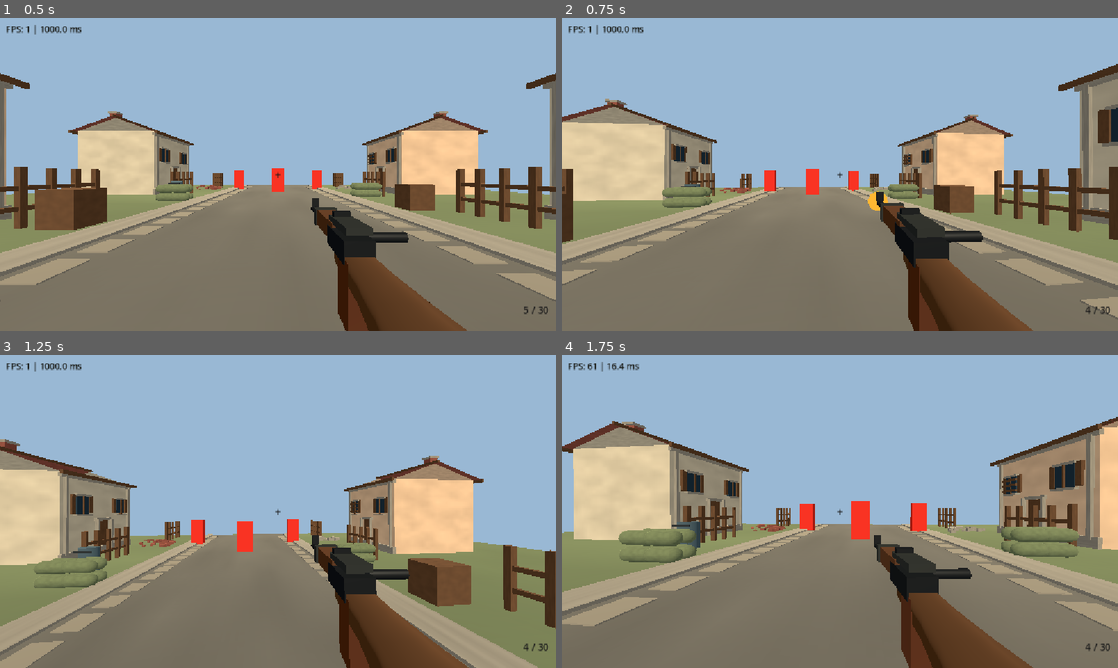
Above: before the commit, frames 1-4 (two rows, left to right).
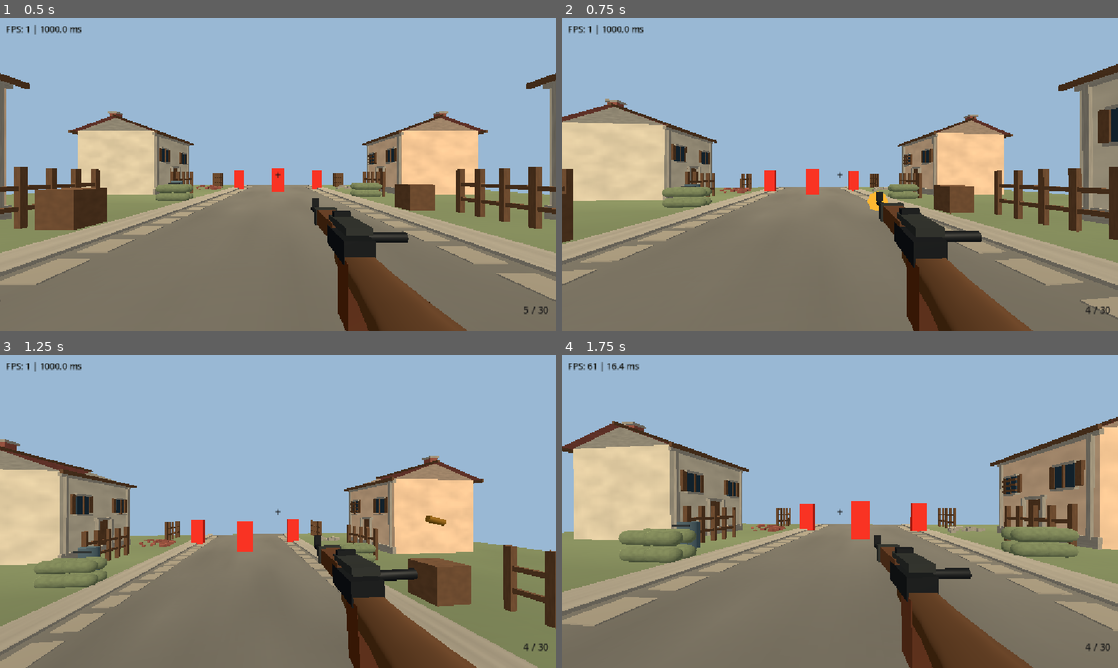
Above: after the commit, the same moments.

Repository: Evertonzinn/ww2-fps
Game: Godot game, scene res://main.tscn
Two runs of this game, one before a commit and one after it. Both use one fixed random seed, a clock stepped at 60 frames per second and the inputs below.
Inputs (mouse positions are in pixels of both pictures, inside the frame that each line leads up to):
- Up to frame 1 (0.5 s): no input
- Up to frame 2 (0.75 s): tap Enter at 0.5 s; move the mouse to (867, 174) at 0.52 s; hold W from 0.53 s (still down); tap R at 0.6 s; click (867, 174) at 0.67 s
- Up to frame 3 (1.25 s): keep holding W; tap Space at 0.77 s
- Up to frame 4 (1.75 s): keep holding W; move the mouse to (812, 511) at 1.27 s; tap Shift at 1.35 s; tap Space at 1.52 s

Frame 1 is identical in both runs. In frame 2, 0.2% of the frame differs, in the area x 54-85%, y 55-100%; in frame 3, 1.7%, in the area x 55-86%, y 51-100%; in frame 4, less than 0.1%.

Commit message:
feat: prototype an independent visible bolt mechanism for Lee-Enfield

Diff:
--- a/weapon.gd
+++ b/weapon.gd
@@ -6,7 +6,7 @@
 const MAX_RANGE: float = 90.0
 const SHOT_INTERVAL: float = 0.55
 const RELOAD_DURATION: float = 1.8
-const BOLT_CYCLE_DURATION: float = 0.44
+const BOLT_CYCLE_DURATION: float = 0.80
 const BoltVisualRig = preload("res://weapon_bolt.gd")
 const CASE_EJECTION_DURATION: float = 0.38
 const HIP_POSITION: Vector3 = Vector3(0.30, -0.28, -0.56)
--- a/weapon_bolt.gd
+++ b/weapon_bolt.gd
@@ -1,96 +1,130 @@
 extends RefCounted
 
-# Receptora: agrupamento EXPERIMENTAL para o GLB de Talamander.
-# Inspecao de bounding boxes no GLB 2K: Cube.008, Cube.009, Cube.010
-# e Circle.001 proximas ao topo da acao. Os nomes ainda nao certificam
-# uma divisao mecanicamente exata. Caso falte uma malha, nao animar parcialmente.
-const PART_NAMES = [
-	"Cube008Low",
-	"Cube009Low",
-	"Cube010Low",
-	"Circle001Low"
-]
-
-const PIVOT: Vector3 = Vector3(-0.011, 0.076, -0.055)
-const BOLT_TRAVEL: float = 0.084
-const OPEN_ANGLE_RAD: float = 0.65
+# Independent bolt mechanism prototype, not a modification of the licensed GLB.
+# Source asset has no animation, skeleton or semantically named bolt group.
+const COVER_NAMES = ["Cube008Low", "Cube009Low", "Cube010Low", "Circle001Low"]
+const LOCATION = Vector3(-0.011, 0.082, -0.079)
+const TRAVEL: float = 0.086
+const LIFT_RAD: float = 0.93
 
 var model: Node3D
-var parts: Array[MeshInstance3D] = []
-var at_rest: Array[Transform3D] = []
-var valid: bool = false
+var covered: Array[MeshInstance3D] = []
+var prior_visibility: Array[bool] = []
+var assembly: Node3D
+var slider: Node3D
+var rotator: Node3D
 
-func bind_to(model_root: Node3D) -> void:
+func bind_to(root: Node3D) -> void:
 	reset()
-	model = model_root
-	_collect(model_root)
-	if parts.size() != PART_NAMES.size():
-		push_warning("Lee-Enfield: encontradas %d/%d malhas candidatas. Ferrolho 3D desativado; feedback do viewmodel mantido." % [parts.size(), PART_NAMES.size()])
-		reset()
+	model = root
+	_collect(root)
+	if covered.size() != COVER_NAMES.size():
+		push_warning("Lee-Enfield: visual bolt needs all four covers (found %d). Fallback active." % covered.size())
+		covered.clear()
+		model = null
 		return
+	var parent_weapon := root.get_parent() as Node3D
+	if parent_weapon == null:
+		covered.clear()
+		model = null
+		return
+	for part in covered:
+		prior_visibility.append(part.visible)
+		part.visible = false
+	assembly = Node3D.new()
+	assembly.name = "BoltAssemblyVisual"
+	parent_weapon.add_child(assembly)
+	assembly.position = root.position + LOCATION
 
-	# Os transforms sao relativos a raiz do modelo: acompanham a camera
-	# em movimento e nao dependem do scale nos intermediarios glTF.
-	for part in parts:
-		at_rest.append(model.global_transform.affine_inverse() * part.global_transform)
-	valid = true
-	print("Lee-Enfield: ciclo experimental do ferrolho ativo; %d partes: " % parts.size(), PART_NAMES)
+	slider = Node3D.new()
+	slider.name = "BoltSlide"
+	assembly.add_child(slider)
+	rotator = Node3D.new()
+	rotator.name = "BoltLockRotation"
+	slider.add_child(rotator)
+
+	var steel := StandardMaterial3D.new()
+	steel.albedo_color = Color(0.23, 0.24, 0.24)
+	steel.metallic = 0.62
+	steel.roughness = 0.45
+	_cylinder("BoltBody", Vector3(0, 0, -0.015), 0.011, 0.142, Vector3(PI * 0.5, 0, 0), steel)
+	_cylinder("RearCollar", Vector3(0, 0, 0.054), 0.014, 0.020, Vector3(PI * 0.5, 0, 0), steel)
+	_cylinder("HandleStem", Vector3(0.028, -0.001, 0.044), 0.006, 0.056, Vector3(0, 0, PI * 0.5), steel)
+	_cylinder("HandleBend", Vector3(0.052, -0.012, 0.044), 0.006, 0.028, Vector3(0, 0, -0.25), steel)
+	var knob := MeshInstance3D.new()
+	knob.name = "BoltKnob"
+	var sphere := SphereMesh.new()
+	sphere.radius = 0.012
+	sphere.height = 0.024
+	sphere.radial_segments = 12
+	sphere.rings = 6
+	knob.mesh = sphere
+	knob.material_override = steel
+	knob.position = Vector3(0.061, -0.021, 0.044)
+	rotator.add_child(knob)
+	animate(1.0)
+	print("Lee-Enfield: BoltAssemblyVisual: bolt body, handle and knob created.")
 
 func reset() -> void:
-	if valid and model != null and is_instance_valid(model):
-		for i in range(parts.size()):
-			if is_instance_valid(parts[i]):
-				parts[i].global_transform = model.global_transform * at_rest[i]
-	parts.clear()
-	at_rest.clear()
+	for i in range(covered.size()):
+		if i < prior_visibility.size() and is_instance_valid(covered[i]):
+			covered[i].visible = prior_visibility[i]
+	covered.clear()
+	prior_visibility.clear()
+	if assembly != null and is_instance_valid(assembly):
+		assembly.queue_free()
+	assembly = null
+	slider = null
+	rotator = null
 	model = null
-	valid = false
 
 func animate(progress: float) -> void:
-	if not valid or model == null or not is_instance_valid(model):
+	if slider == null or rotator == null or not is_instance_valid(slider):
 		return
-
 	var p: float = clampf(progress, 0.0, 1.0)
 	var lift: float = 0.0
 	var pull: float = 0.0
+	# Unlock / extract / feed / lock
+	if p < 0.21:
+		lift = _ease(p / 0.21)
+	elif p < 0.51:
+		lift = 1.0
+		pull = _ease((p - 0.21) / 0.30)
+	elif p < 0.80:
+		lift = 1.0
+		pull = 1.0 - _ease((p - 0.51) / 0.29)
+	else:
+		lift = 1.0 - _ease((p - 0.80) / 0.20)
+	slider.position.z = pull * TRAVEL
+	rotator.rotation.z = lift * LIFT_RAD
 
-	# 1. Levantar, 2. Recuar, 3. Avancar, 4. Travar.
-	if p < 0.20:
-		lift = _smooth(p / 0.20)
-	elif p < 0.48:
-		lift = 1.0
-		pull = _smooth((p - 0.20) / 0.28)
-	elif p < 0.76:
-		lift = 1.0
-		pull = 1.0 - _smooth((p - 0.48) / 0.28)
-	else:
-		lift = 1.0 - _smooth((p - 0.76) / 0.24)
+func _ease(t: float) -> float:
+	var v: float = clampf(t, 0.0, 1.0)
+	return v * v * (3.0 - 2.0 * v)
 
-	# Transform em metros no eixo local do GLB (Z positivo: direcao da coronha).
-	# O pivô deslocado permite rotacao em torno do eixo longitudinal do ferrolho.
-	var to_pivot := Transform3D(Basis.IDENTITY, PIVOT)
-	var from_pivot := Transform3D(Basis.IDENTITY, -PIVOT)
-	var rotation := Transform3D(Basis(Vector3(0.0, 0.0, 1.0), lift * OPEN_ANGLE_RAD), Vector3.ZERO)
-	var motion := Transform3D(Basis.IDENTITY, Vector3(0.0, 0.0, pull * BOLT_TRAVEL))
-	var movement: Transform3D = motion * to_pivot * rotation * from_pivot
-
-	for i in range(parts.size()):
-		if is_instance_valid(parts[i]):
-			parts[i].global_transform = model.global_transform * movement * at_rest[i]
-
-func _smooth(t: float) -> float:
-	var x: float = clampf(t, 0.0, 1.0)
-	return x * x * (3.0 - 2.0 * x)
-
-func _collect(parent: Node) -> void:
-	for child in parent.get_children():
-		if child is MeshInstance3D and _is_candidate(String(child.name)):
-			parts.append(child as MeshInstance3D)
+func _collect(node: Node) -> void:
+	for child in node.get_children():
+		if child is MeshInstance3D and _matches(String(child.name)):
+			covered.append(child as MeshInstance3D)
 		_collect(child)
 
-func _is_candidate(name: String) -> bool:
-	var cleaned: String = name.replace(".", "").replace("_", "").replace("-", "").to_lower()
-	for expected in PART_NAMES:
-		if cleaned.begins_with(expected.to_lower()):
+func _matches(name: String) -> bool:
+	var normalized: String = name.replace(".", "").replace("_", "").replace("-", "").to_lower()
+	for expected in COVER_NAMES:
+		if normalized.begins_with(expected.to_lower()):
 			return true
 	return false
+
+func _cylinder(name: String, location: Vector3, radius: float, length: float, angles: Vector3, material: Material) -> void:
+	var mesh := CylinderMesh.new()
+	mesh.top_radius = radius
+	mesh.bottom_radius = radius
+	mesh.height = length
+	mesh.radial_segments = 12
+	var visual := MeshInstance3D.new()
+	visual.name = name
+	visual.mesh = mesh
+	visual.material_override = material
+	visual.position = location
+	visual.rotation = angles
+	rotator.add_child(visual)
Not shown, added: docs/v064-visible-bolt.md
